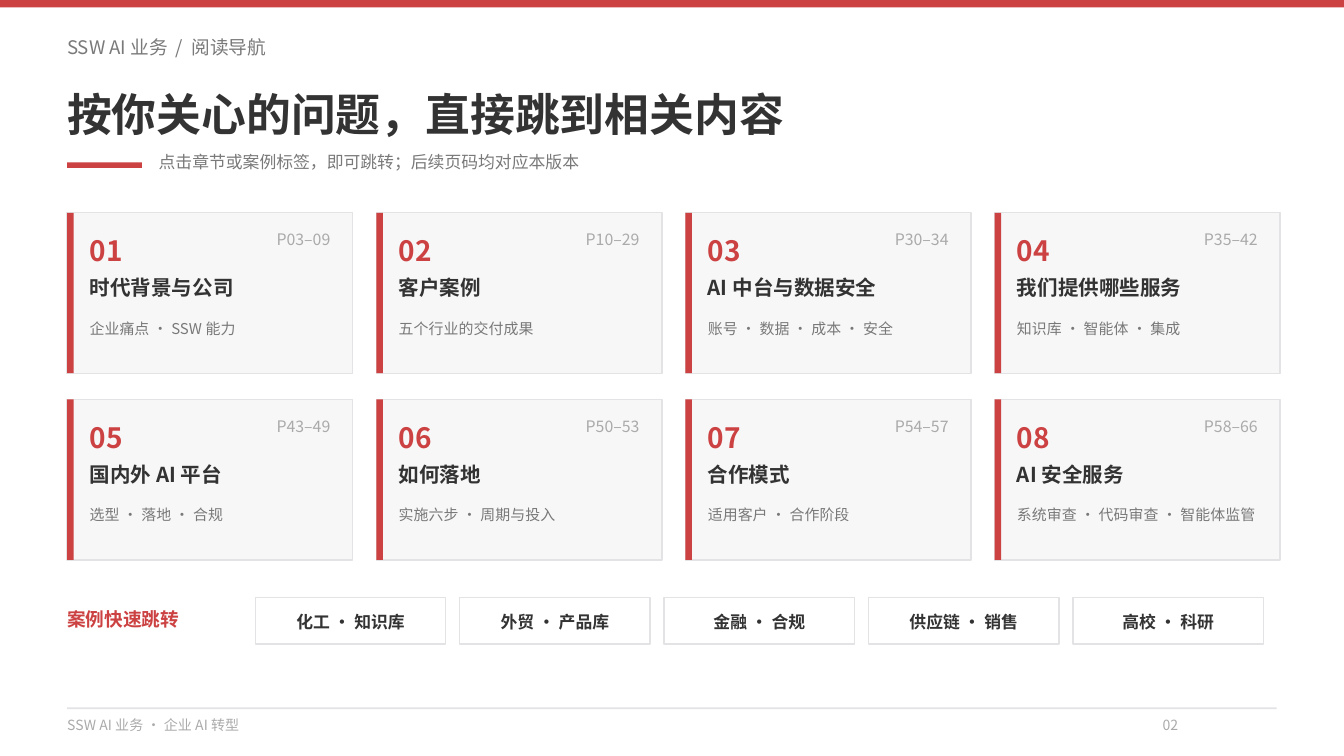
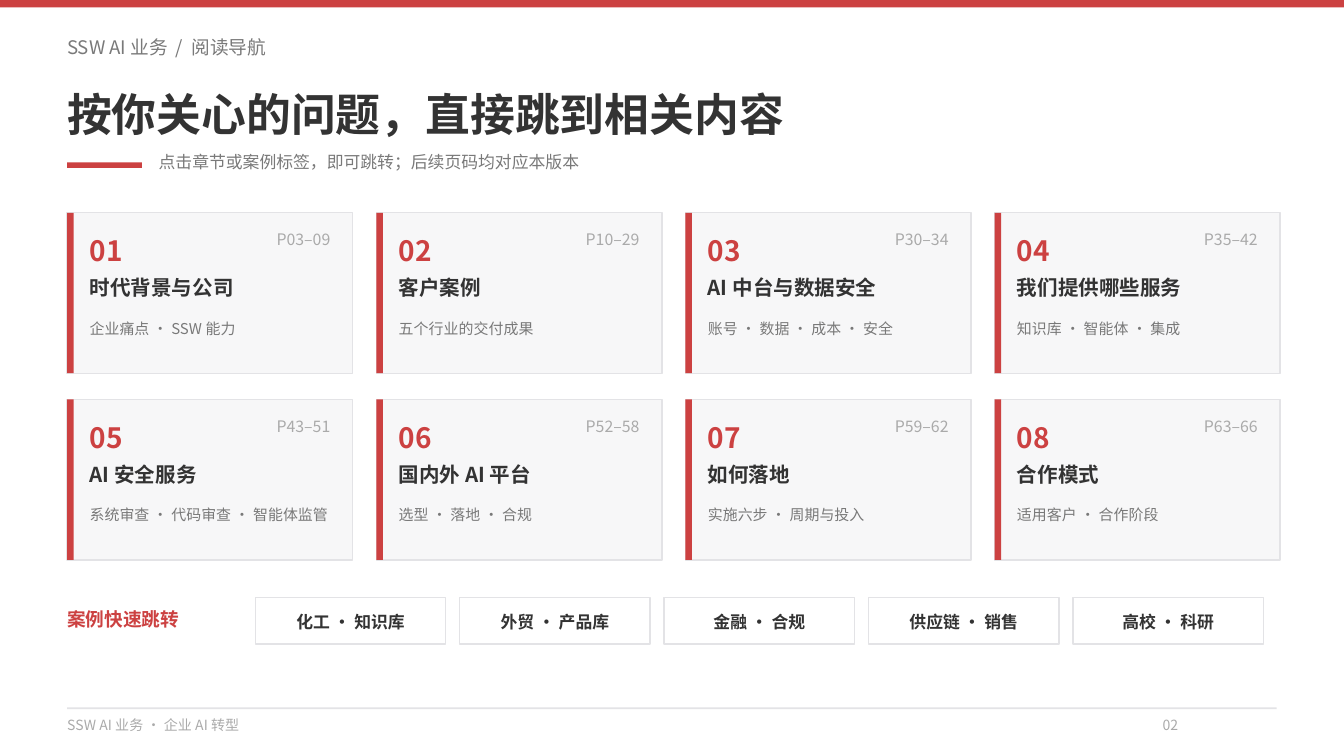
Before and after one commit to hveraus/ssw-business, a slide deck: slide 2 of SSW AI 业务_v2/SSW AI 业务_v3.pptx. Drawn at 1344x756 pixels with LibreOffice and Linux fonts; fonts in the diff are those of the drawing. Boxes give left, top, right and bottom in pixels: in the first picture for what was removed or moved away, otherwise in the second. Text is boxed around its words. In the diff, an @@ line names an element or a change of style, - is before the commit and + after.

Commit message:
安全服务整块前移到服务线之后（方案 B）
- 顺序：中台+数据安全(30–34) → 我们提供哪些服务(35–42) → AI 安全服务(43–51) → 平台(52–58) → 如何落地(59–62) → 合作(63–66) → 结束页(67)
- 安全服务成为第五部分，平台/落地/合作顺延为第六/第七/第八部分（分隔页部分编号同步）
- 页码重排 24 个函数：安全九页 58–66 → 43–51；平台六页 43–49 → 52–58；落地三页 50–53 → 59–62；合作四页 54–57 → 63–66
- 封面迷你目录与阅读导航八章全部重写，超链接目标同步（3/10/30/35/43/52/59/63）
- 总页数仍 70；AGENTS.md 页序表同步

```diff
--- a/SSW AI 业务_v2/SSW AI 业务_v3.pptx
+++ b/SSW AI 业务_v2/SSW AI 业务_v3.pptx
@@ text at [277, 420, 331, 432]: text changed @@
-P43–49
+P43–51
@@ text at [586, 420, 640, 432]: text changed @@
-P50–53
+P52–58
@@ text at [895, 420, 949, 432]: text changed @@
-P54–57
+P59–62
@@ text at [1204, 420, 1258, 432]: text changed @@
-P58–66
+P63–66
@@ text at [90, 464, 196, 484]: text changed @@
-国内外 AI 平台
+AI 安全服务
@@ text at [399, 464, 531, 484]: text changed @@
-如何落地
+国内外 AI 平台
@@ text at [708, 464, 790, 484]: text changed @@
-合作模式
+如何落地
@@ text at [1017, 464, 1099, 484]: text changed @@
-AI 安全服务
+合作模式
@@ text at [90, 507, 328, 521]: text changed @@
-选型 · 落地 · 合规
+系统审查 · 代码审查 · 智能体监管
@@ text at [399, 507, 532, 521]: text changed @@
-实施六步 · 周期与投入
+选型 · 落地 · 合规
@@ text at [708, 507, 865, 521]: text changed @@
-适用客户 · 合作阶段
+实施六步 · 周期与投入
@@ text at [1017, 507, 1159, 521]: text changed @@
-系统审查 · 代码审查 · 智能体监管
+适用客户 · 合作阶段
```
Also in this commit, not shown: 25 other slides changed, 2 other files.
